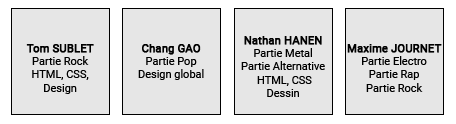
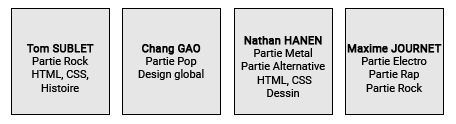
Before/after of a (456, 124) layered artwork. What changed in the layer stack:
renamed "Tom SUBLET Partie Rock HTML, CSS, Design" to "Tom SUBLET Partie Rock HTML, CSS, Histoire", painted on it over [26, 44, 94, 94]
